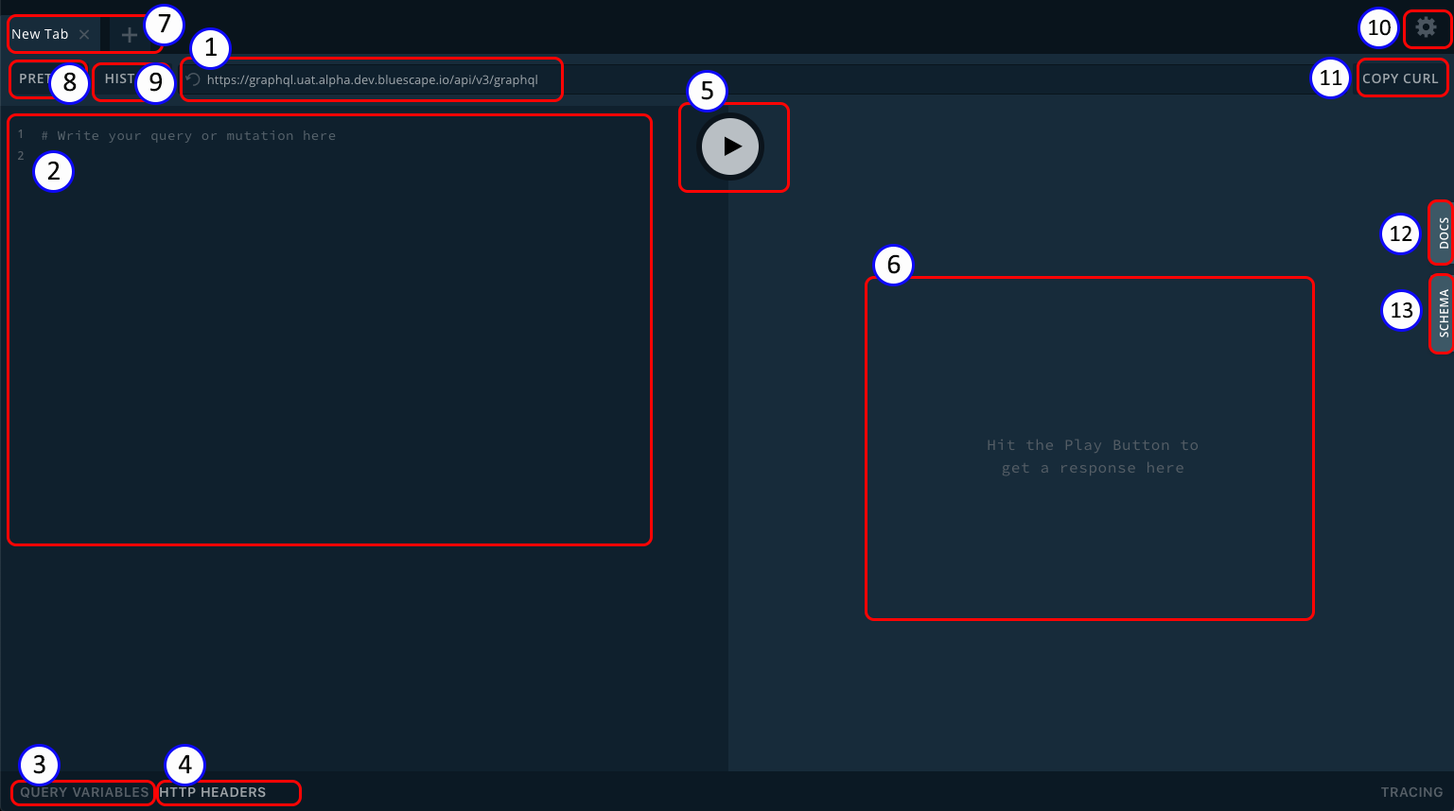
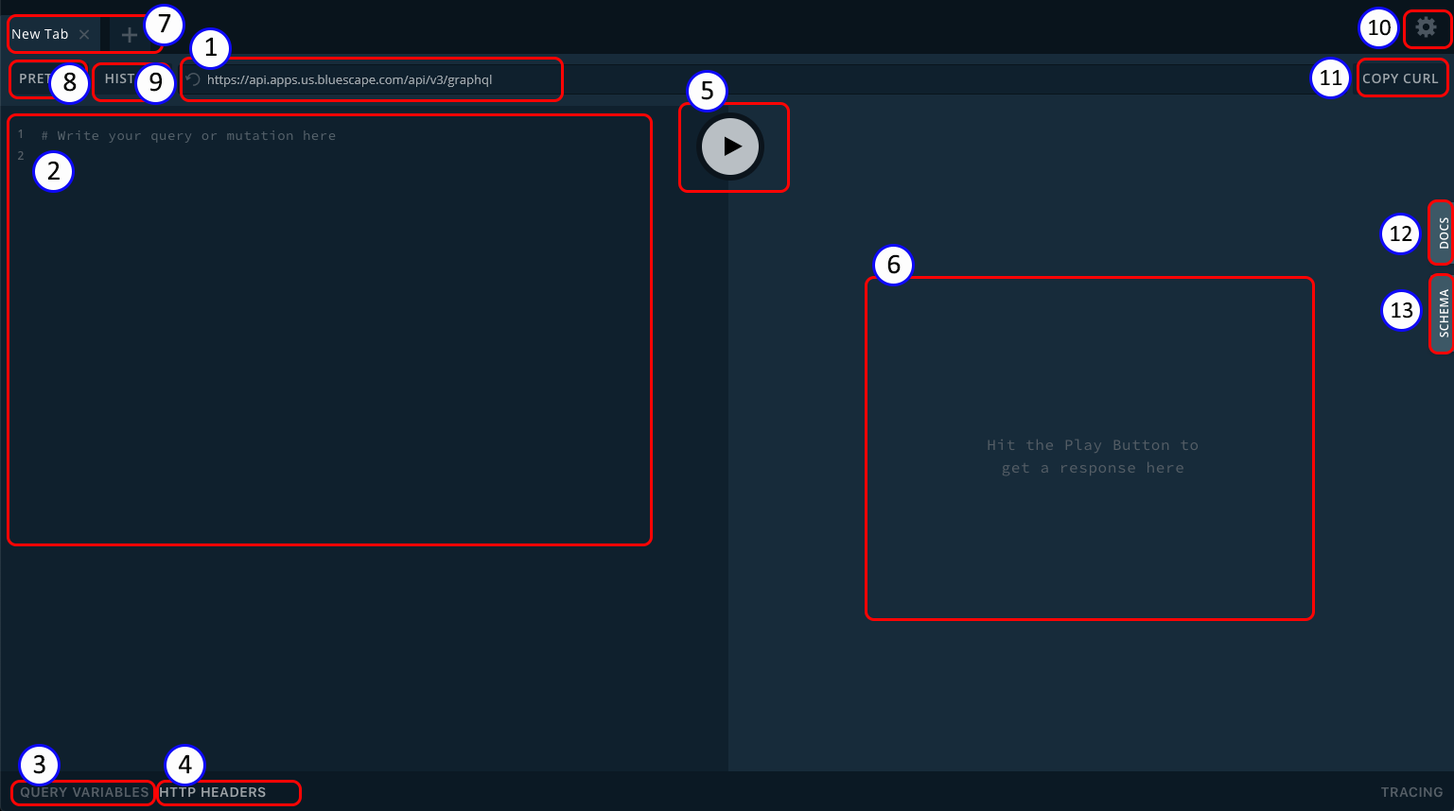
Before/after of a (1454, 811) layered artwork. What changed in the layer stack:
added layer "Layer 2" above "Layer 1" over [207, 74, 538, 88]
